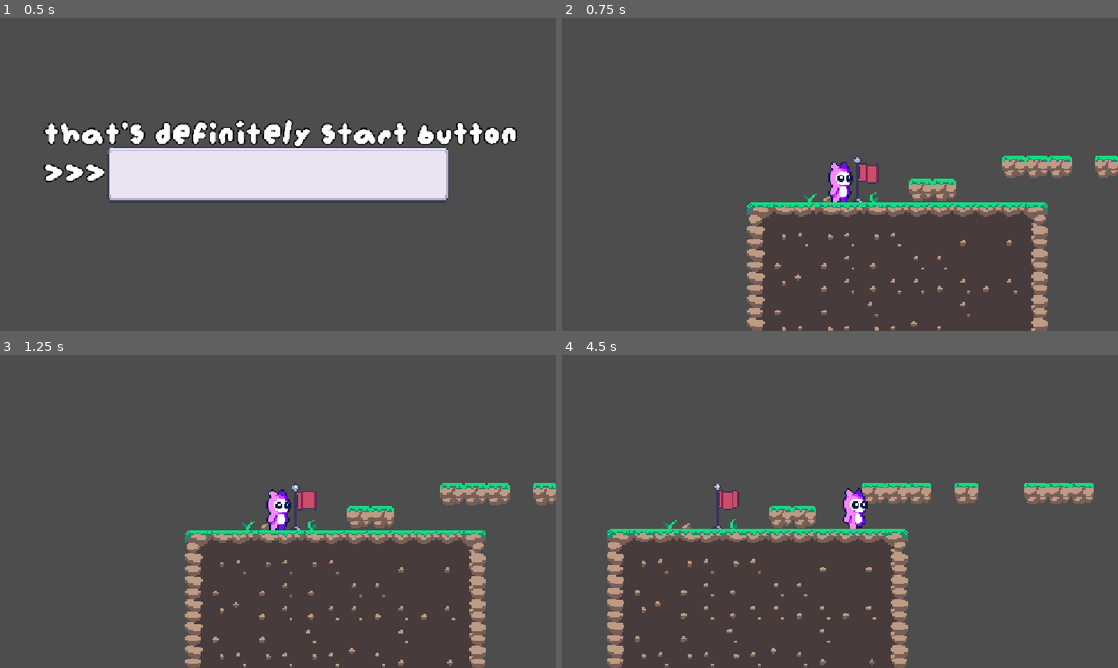
Above: before the commit, frames 1-4 (two rows, left to right).
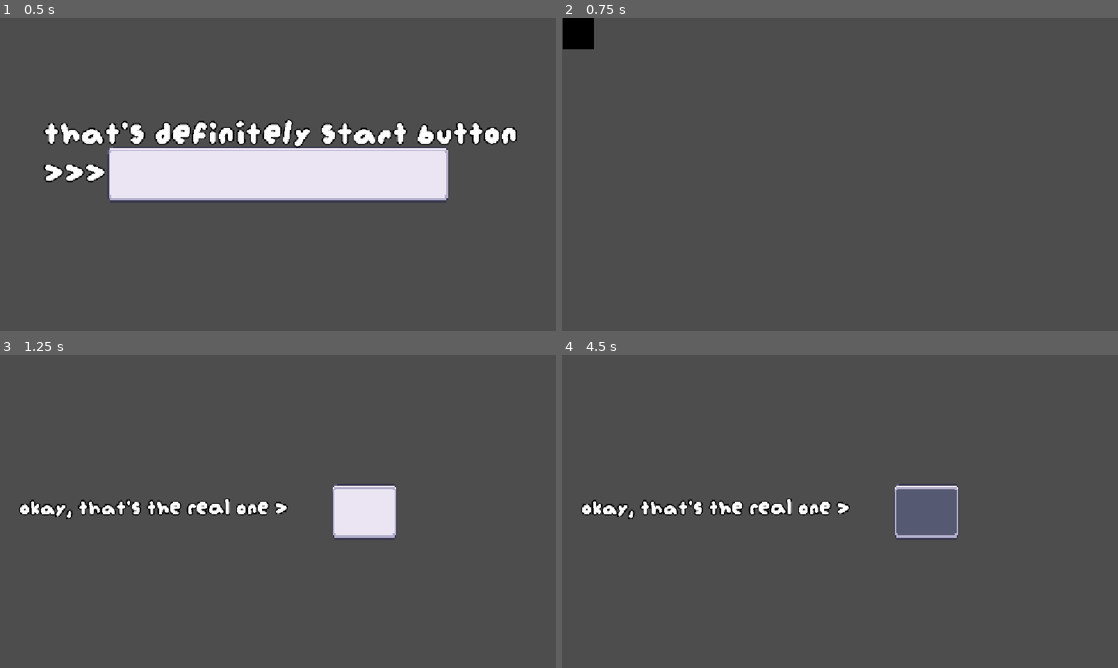
Above: after the commit, the same moments.

Repository: kocio07/Brackeys-game-jam
Game: Godot game, scene res://sceny/menu.tscn
Two runs of this game, one before a commit and one after it. Both use one fixed random seed, a clock stepped at 60 frames per second and the inputs below. Video files are missing from this copy of the repository; at most half a second of black plays in their place.
Inputs (mouse positions are in pixels of both pictures, inside the frame that each line leads up to):
- Up to frame 1 (0.5 s): no input
- Up to frame 2 (0.75 s): click (840, 174) at 0.5 s
- Up to frame 3 (1.25 s): no input
- Up to frame 4 (4.5 s): click (928, 511) at 1.27 s; hold D (right) 2.03-3.53 s; tap Space (jump) at 2.27, 3.02 s; hold A (left) 3.53-4.28 s; hold D (right) from 4.28 s (still down)

Frame 1 is identical in both runs. In frame 2, 7.4% of the frame differs, in the area x 0-100%, y 0-100%; in frame 3, 9.3%; in frame 4, 10%, in the area x 3-96%, y 40-100%.

Commit message:
added real utton

Diff:
--- /dev/null
+++ b/nowy-projekt-gry/sceny/rickroll.tscn
@@ -0,0 +1,90 @@
+[gd_scene format=3 uid="uid://clnfdxx5s2kpy"]
+
+[ext_resource type="VideoStream" uid="uid://dkgqyxefsh1qf" path="res://assets/Rickroll HD No ads.ogv" id="1_qtg40"]
+[ext_resource type="Script" uid="uid://b75s7j010kw3e" path="res://skrypty/video_stream_player.gd" id="2_amkgf"]
+[ext_resource type="Texture2D" uid="uid://diviy8wtoniqa" path="res://assets/Modern_UI_Style_2_48x48.png" id="2_j4sd4"]
+[ext_resource type="Texture2D" uid="uid://2lqtdjtqukvr" path="res://assets/Modern_UI_Style_2_32x32.png" id="3_amkgf"]
+[ext_resource type="FontFile" uid="uid://bcrp3l0uldjoy" path="res://assets/augiepixel.ttf" id="5_g5th7"]
+
+[sub_resource type="StyleBoxTexture" id="StyleBoxTexture_g5th7"]
+texture = ExtResource("2_j4sd4")
+texture_margin_left = 20.0
+texture_margin_top = 20.0
+texture_margin_right = 20.0
+region_rect = Rect2(180.09166, 704.9584, 71.94348, 74.977295)
+
+[sub_resource type="StyleBoxTexture" id="StyleBoxTexture_nqv1u"]
+texture = ExtResource("3_amkgf")
+texture_margin_left = 20.0
+texture_margin_top = 20.0
+texture_margin_right = 20.0
+texture_margin_bottom = 20.0
+region_rect = Rect2(121.92591, 570.05133, 44.172813, 45.94397)
+
+[sub_resource type="StyleBoxTexture" id="StyleBoxTexture_08bbi"]
+texture = ExtResource("2_j4sd4")
+texture_margin_left = 20.0
+texture_margin_top = 20.0
+texture_margin_right = 20.0
+region_rect = Rect2(35.94958, 704.99603, 72.04991, 74.98981)
+
+[sub_resource type="LabelSettings" id="LabelSettings_nqv1u"]
+font = ExtResource("5_g5th7")
+font_size = 50
+outline_size = 10
+outline_color = Color(0.012617188, 0.012617188, 0.012617188, 1)
+
+[node name="Control" type="Control" unique_id=1632945252]
+layout_mode = 3
+anchors_preset = 15
+anchor_right = 1.0
+anchor_bottom = 1.0
+grow_horizontal = 2
+grow_vertical = 2
+
+[node name="VideoStreamPlayer" type="VideoStreamPlayer" parent="." unique_id=615292278]
+layout_mode = 0
+offset_left = 2.0
+offset_right = 856.0
+offset_bottom = 480.0
+stream = ExtResource("1_qtg40")
+autoplay = true
+script = ExtResource("2_amkgf")
+
+[node name="Button" type="Button" parent="." unique_id=1379110834]
+visible = false
+layout_mode = 1
+anchors_preset = 8
+anchor_left = 0.5
+anchor_top = 0.5
+anchor_right = 0.5
+anchor_bottom = 0.5
+offset_left = 111.0
+offset_top = -56.0
+offset_right = 247.5
+offset_bottom = 59.0
+grow_horizontal = 2
+grow_vertical = 2
+theme_override_styles/normal = SubResource("StyleBoxTexture_g5th7")
+theme_override_styles/pressed = SubResource("StyleBoxTexture_nqv1u")
+theme_override_styles/hover = SubResource("StyleBoxTexture_08bbi")
+
+[node name="Label" type="Label" parent="." unique_id=283422428]
+visible = false
+layout_mode = 1
+anchors_preset = 8
+anchor_left = 0.5
+anchor_top = 0.5
+anchor_right = 0.5
+anchor_bottom = 0.5
+offset_left = -534.0
+offset_top = -28.0
+offset_right = 467.0
+offset_bottom = 131.0
+grow_horizontal = 2
+grow_vertical = 2
+text = "okay, that's the real one >"
+label_settings = SubResource("LabelSettings_nqv1u")
+
+[connection signal="finished" from="VideoStreamPlayer" to="VideoStreamPlayer" method="_on_finished"]
+[connection signal="pressed" from="Button" to="Button" method="_on_pressed"]
--- a/nowy-projekt-gry/skrypty/button.gd
+++ b/nowy-projekt-gry/skrypty/button.gd
@@ -4,4 +4,4 @@
 
 
 func _on_pressed() -> void:
-	get_tree().change_scene_to_file("res://sceny/main.tscn")
+	get_tree().change_scene_to_file("res://sceny/rickroll.tscn")
--- /dev/null
+++ b/nowy-projekt-gry/skrypty/video_stream_player.gd
@@ -0,0 +1,9 @@
+extends VideoStreamPlayer
+@onready var realbutton: Button = $"../Button"
+@onready var text: Label = $"../Label"
+@onready var rickroll: VideoStreamPlayer = $"."
+
+func _on_finished() -> void:
+	rickroll.hide()
+	text.show()
+	realbutton.show()
Not shown, added: nowy-projekt-gry/assets/Rickroll HD No ads.ogv.uid
Not shown, added: nowy-projekt-gry/skrypty/video_stream_player.gd.uid
Not shown, added: nowy-projekt-gry/assets/Rickroll HD No ads.ogv
